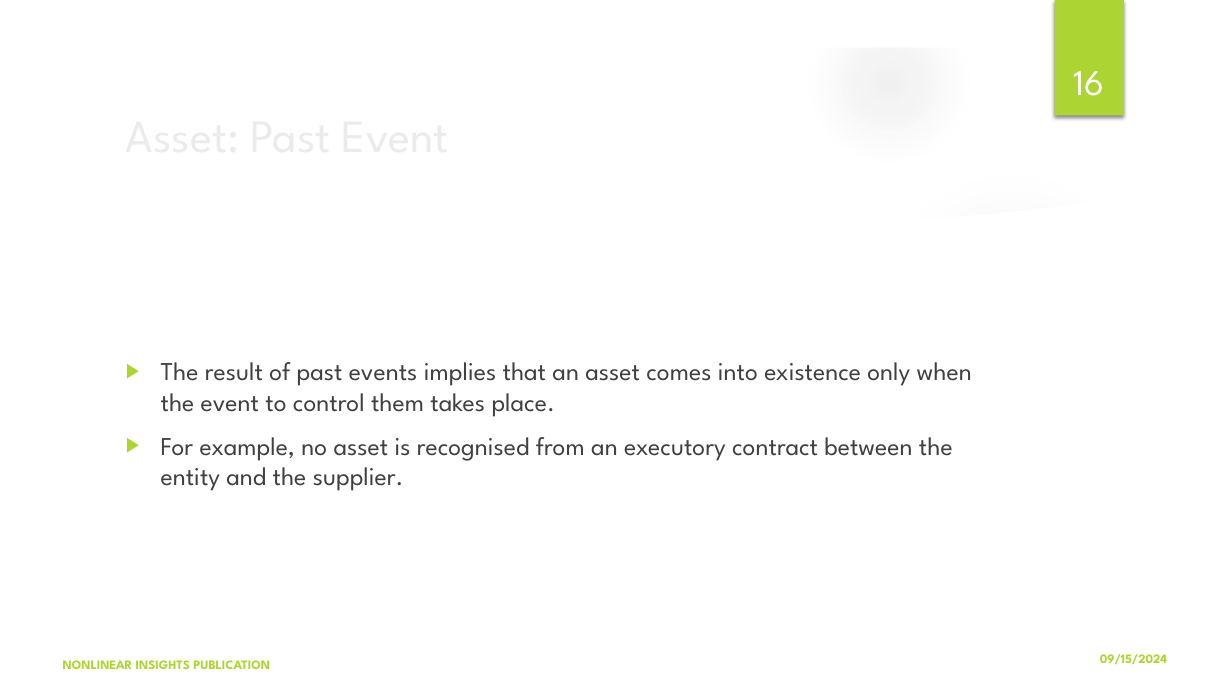
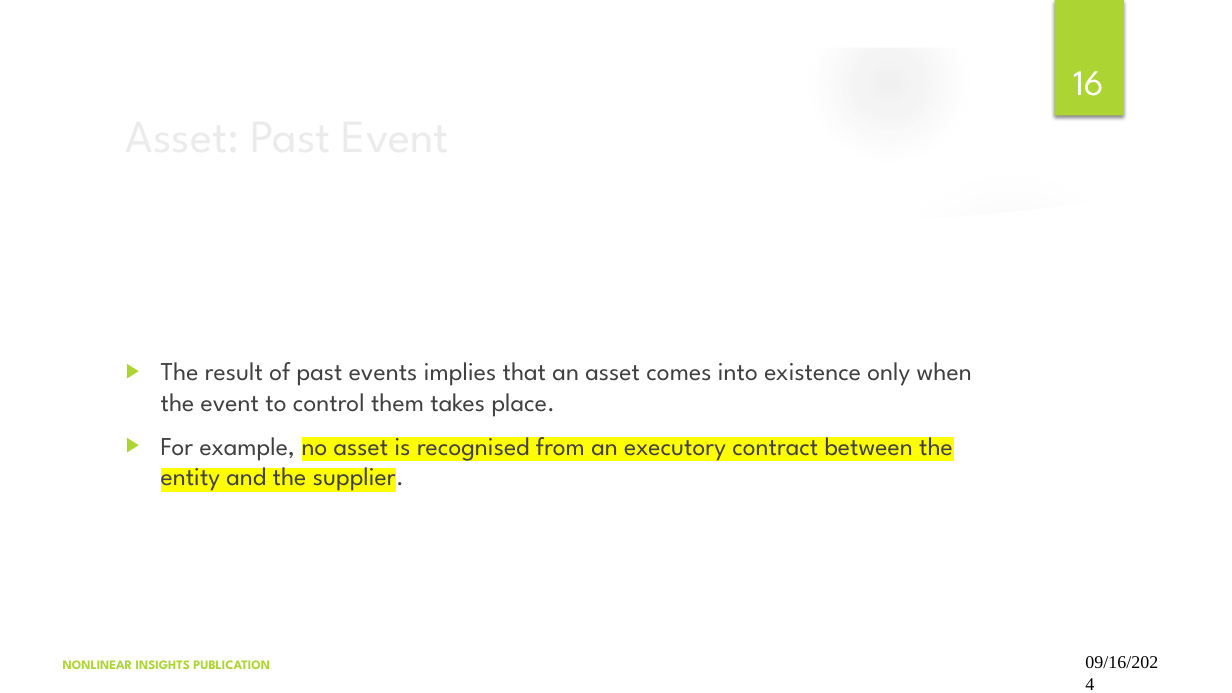
Before and after one commit to kd10041/Acads-KGP, a slide deck: slide 16 of Semester-7-Autum'24/EP61203-Financial-&-Legal-aspect-of-new-ventures/Chapter-2-Financial-Accounting.pptx. Drawn at 1232x693 pixels with LibreOffice and Linux fonts; fonts in the diff are those of the drawing; background and template pictures are left out. Boxes give left, top, right and bottom in pixels: in the first picture for what was removed or moved away, otherwise in the second. Text is boxed around its words. In the diff, an @@ line names an element or a change of style, - is before the commit and + after.

```diff
--- a/Semester-7-Autum'24/EP61203-Financial-&-Legal-aspect-of-new-ventures/Chapter-2-Financial-Accounting.pptx
+++ b/Semester-7-Autum'24/EP61203-Financial-&-Legal-aspect-of-new-ventures/Chapter-2-Financial-Accounting.pptx
@@ freeform shape at [0,0,1232,693]: outline redrawn @@
@@ freeform shape at [46,189,1186,647]: outline redrawn @@
@@ text "The result of past events ..." at [161,362,972,493]: highlight none to #FFFF00 in "no asset is recognised from an executory ..." @@
@@ text at [1085,656,1158,668]: text changed; size 10 to 14 pt; font League Spartan to Times New Roman; text colour #ACD433 to #000000; bold off @@
-09/15/2024
+09/16/2024
```
Also in this commit, not shown: 53 other slides changed, 4 other files.
